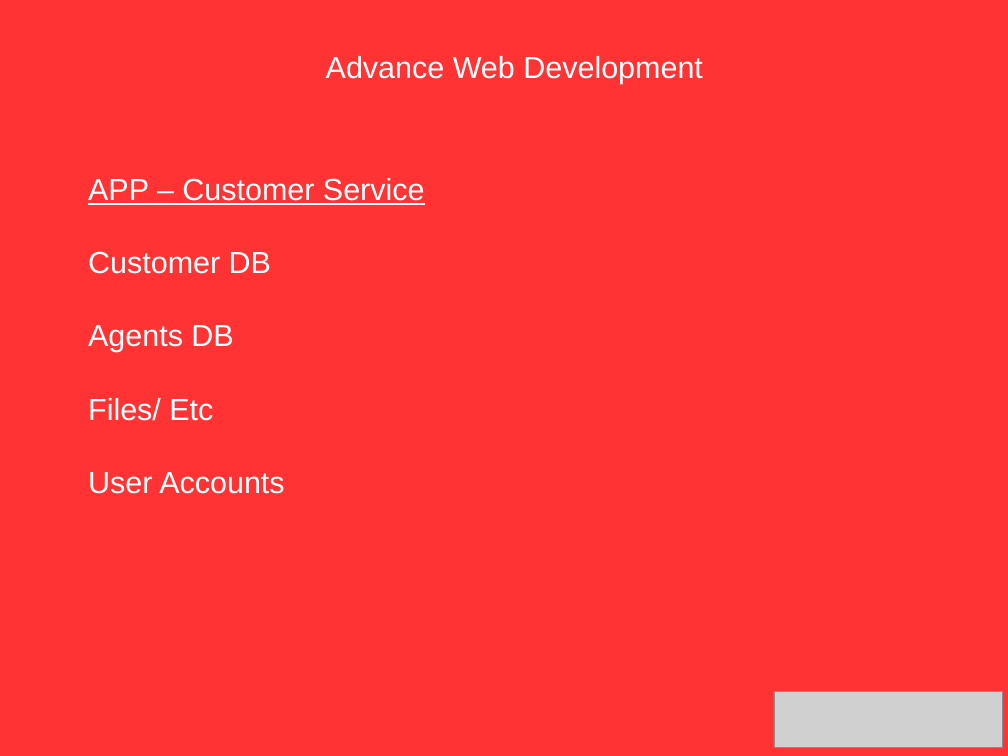
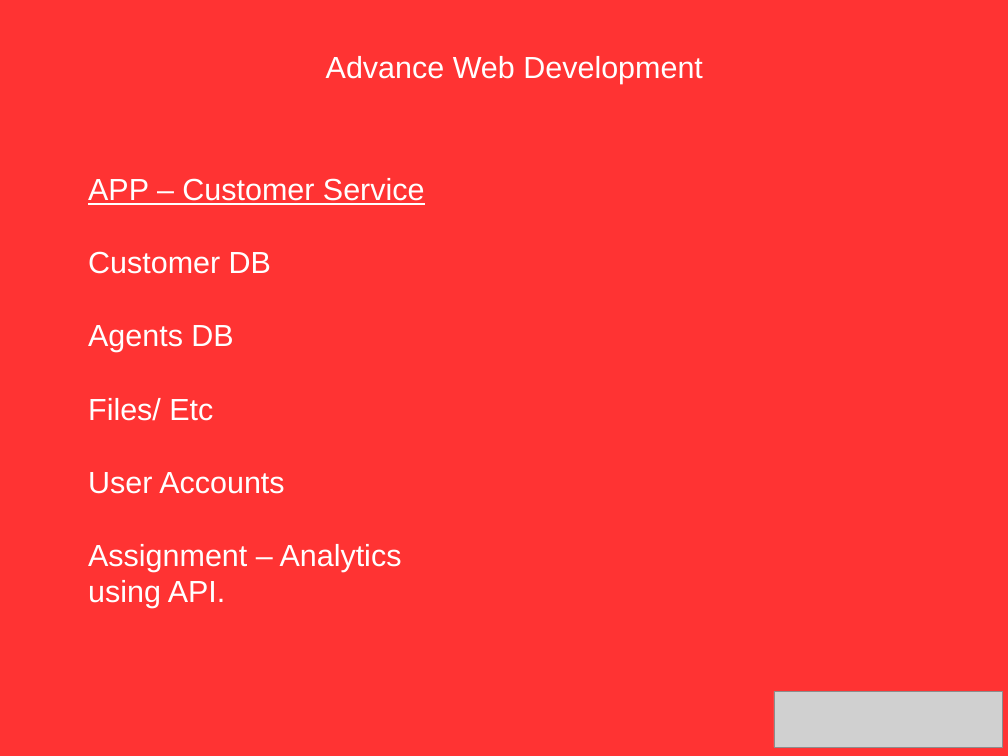
Before and after one commit to piyushmahen/meteortutorial, a slide deck: slide 4 of AWD.odp. Drawn at 1008x756 pixels with LibreOffice and Linux fonts; fonts in the diff are those of the drawing; grey boxes stand for pictures. Boxes give left, top, right and bottom in pixels: in the first picture for what was removed or moved away, otherwise in the second. Text is boxed around its words. In the diff, an @@ line names an element or a change of style, - is before the commit and + after.

```diff
--- a/AWD.odp
+++ b/AWD.odp
@@ text at <box>88,544,402,608</box>: paragraph added @@
+Assignment – Analytics using API.
```
Also in this commit, not shown: 2 other slides changed, 8 other files.
